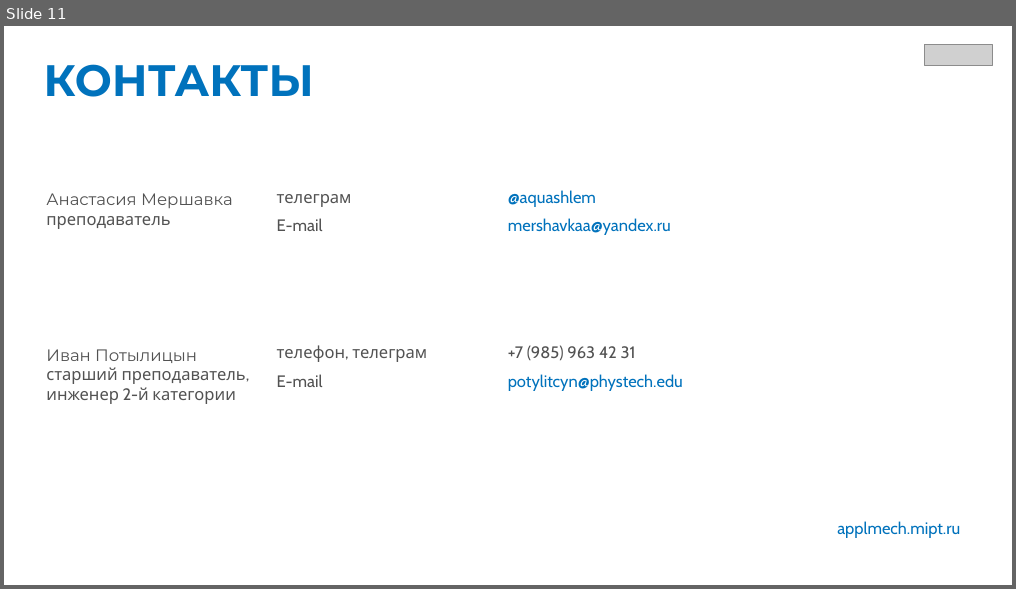
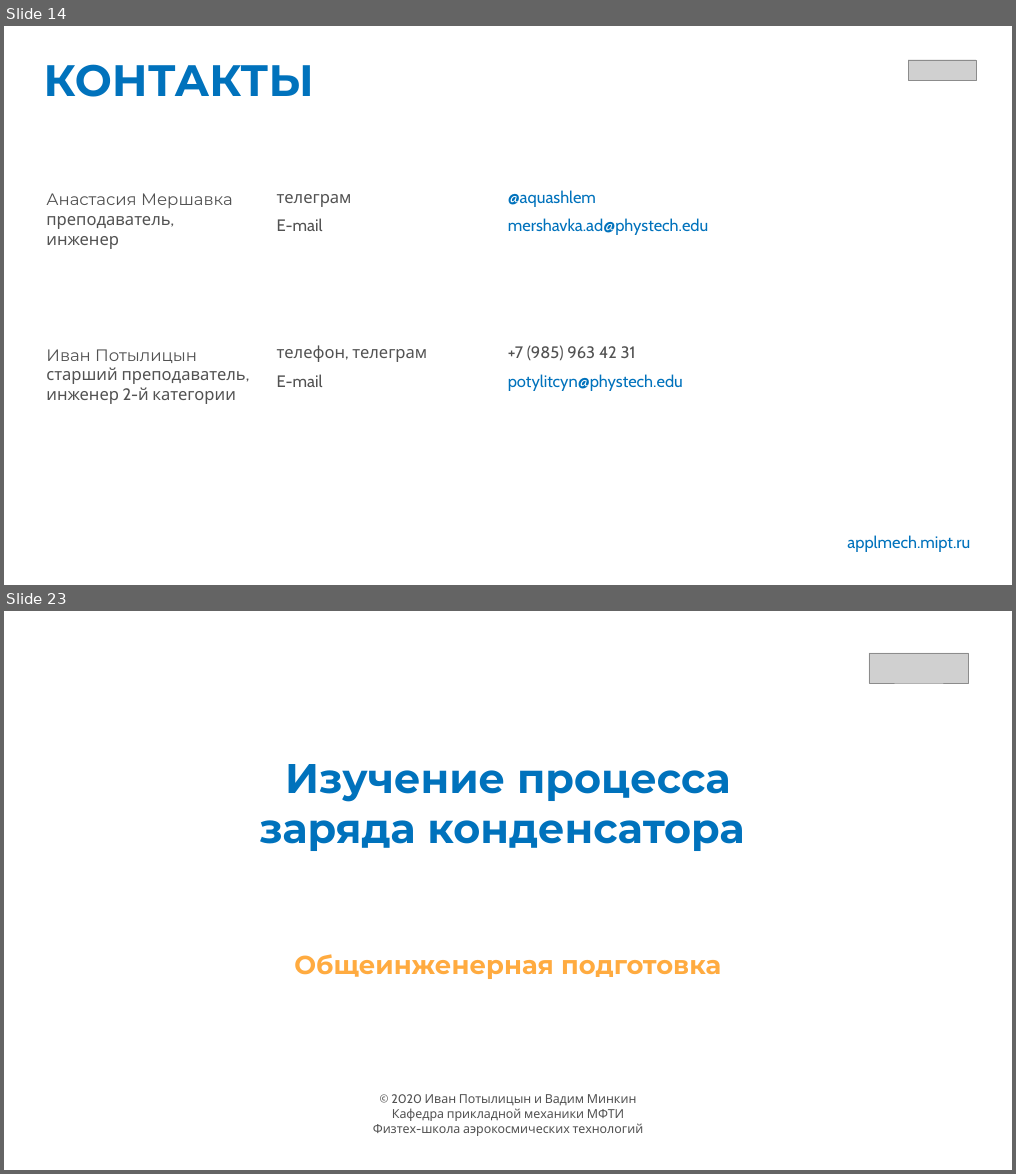
Before and after one commit to mershavka/get, a slide deck: cover.pptx. Shown one above the other, each under a label of ours: slide 11 before the commit, slides 14 and 23 after it; the slides between them are not shown. The pictures are 1016x589 and 1016x1174 pixels, drawn with LibreOffice and Linux fonts; fonts in the diff are those of the drawing; grey boxes stand for pictures; background and template pictures are left out. Boxes give left, top, right and bottom in pixels: in the first picture for what was removed or moved away, otherwise in the second. Text is boxed around its words. In the diff, an @@ line names an element or a change of style, - is before the commit and + after.

```diff
--- a/cover.pptx
+++ b/cover.pptx
@@ slide 23 added at (4, 611, 1012, 1170), background picture (left out) @@
@@ picture added at (869, 653, 968, 683) @@
@@ title added at (259, 764, 744, 851), 80 pt, text #0072BC, bold @@
+Изучение процесса
+заряда конденсатора
@@ subtitle added at (294, 954, 721, 979), 50 pt, text #FFAB40, bold @@
+Общеинженерная подготовка
@@ text added at (373, 1094, 644, 1136), 24 pt, text #525252 @@
+© 2020 Иван Потылицын и Вадим Минкин
+Кафедра прикладной механики МФТИ
+Физтех-школа аэрокосмических технологий
@@ what was slide 11 is now slide 14 @@
@@ slide 14 changed as well @@
@@ picture: place and size @@
-picture at (924, 44, 992, 65)
+picture at (908, 60, 976, 80)
@@ text at (46, 216, 170, 249): text changed @@
-преподаватель
+преподаватель,
+инженер
@@ text at (508, 218, 709, 235): text changed @@
-mershavkaa@yandex.ru
+mershavka.ad@phystech.edu
@@ text "applmech.mipt.ru": place and size @@
-text "applmech.mipt.ru" at (837, 521, 960, 538)
+text "applmech.mipt.ru" at (847, 535, 970, 552)
```
Also in this commit, not shown: 1 other slide changed, 12 other slides added.
